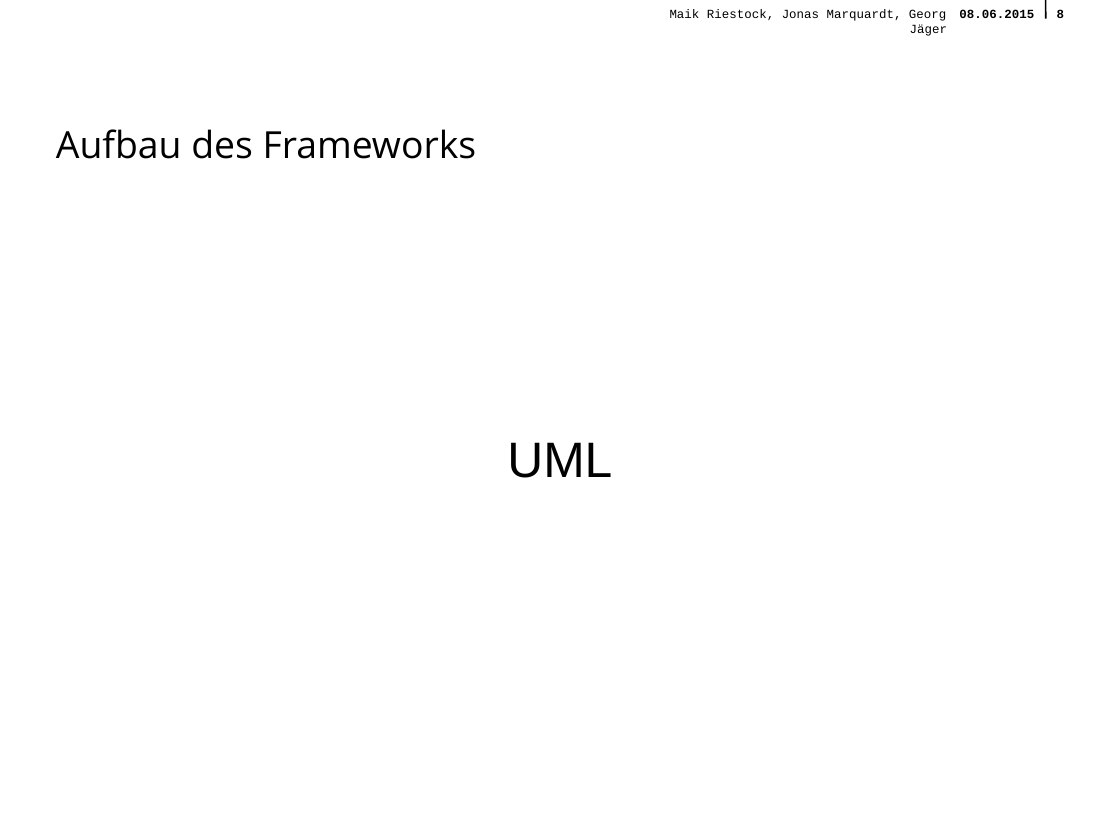
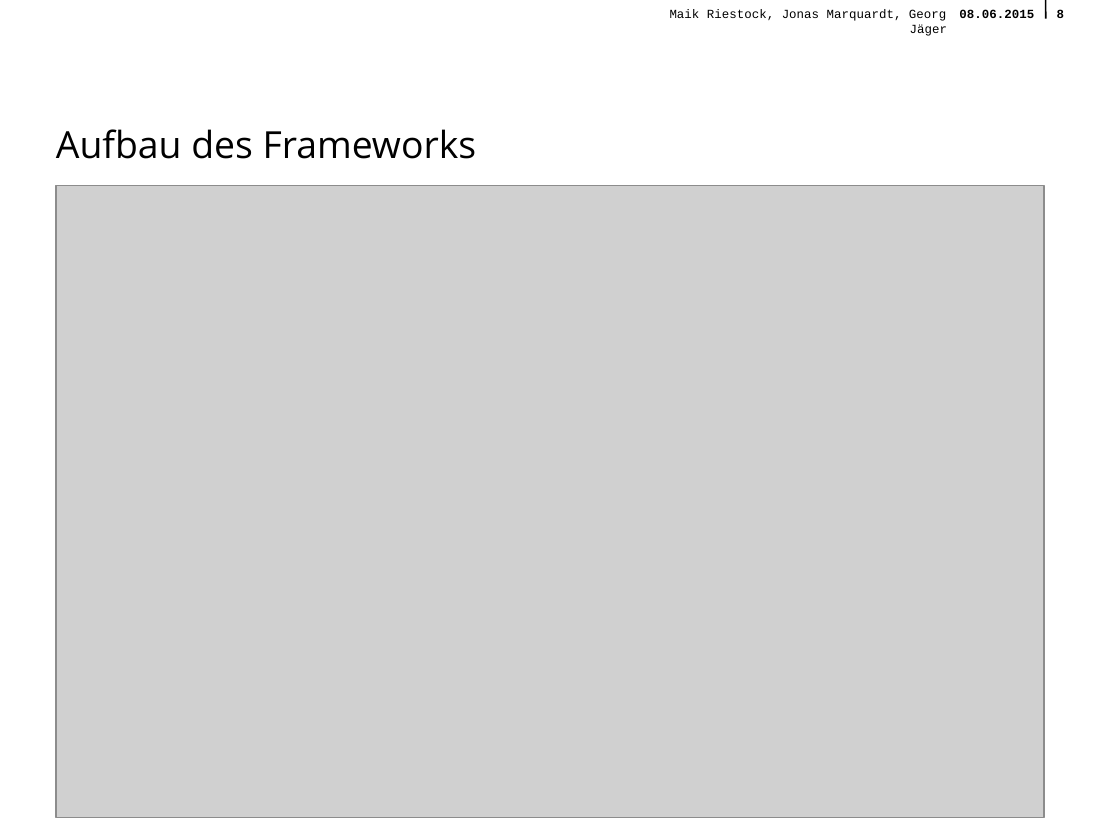
Before and after one commit to querquer/faultframework, a slide deck: slide 8 of Presentation/FinalePraesentationFramework.odp. Drawn at 1120x840 pixels with LibreOffice and Linux fonts; fonts in the diff are those of the drawing; grey boxes stand for pictures; background and template pictures are left out. Boxes give left, top, right and bottom in pixels: in the first picture for what was removed or moved away, otherwise in the second. Text is boxed around its words. In the diff, an @@ line names an element or a change of style, - is before the commit and + after.

```diff
--- a/Presentation/FinalePraesentationFramework.odp
+++ b/Presentation/FinalePraesentationFramework.odp
@@ picture added at <box>56,185,1044,818</box> @@
@@ text removed at <box>507,442,612,478</box> @@
-UML
```
Also in this commit, not shown: 1 slide added, 1 slide removed, 1 other file.
